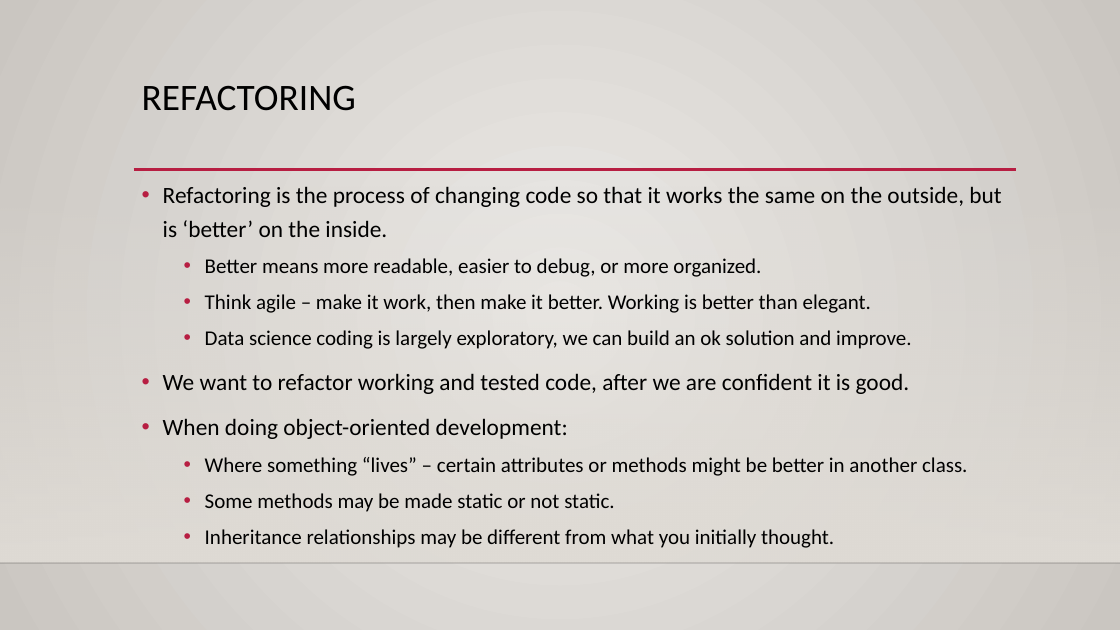
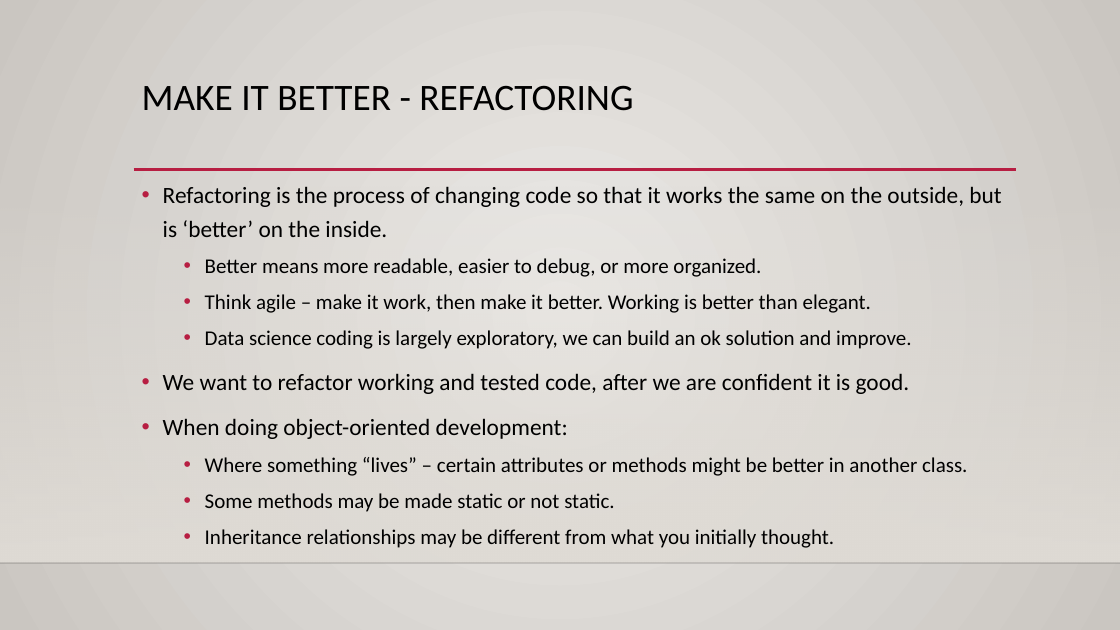
Before and after one commit to okohnkay/Programming_Basics_for_ML, a slide deck: slide 11 of course_material/slides/019_test_driven.pptx (slide 8 before the commit). Drawn at 1120x630 pixels with LibreOffice and Linux fonts; fonts in the diff are those of the drawing; background and template pictures are left out. Boxes give left, top, right and bottom in pixels: in the first picture for what was removed or moved away, otherwise in the second. Text is boxed around its words. In the diff, an @@ line names an element or a change of style, - is before the commit and + after.

```diff
--- a/course_material/slides/019_test_driven.pptx
+++ b/course_material/slides/019_test_driven.pptx
@@ title at <box>142,85,633,111</box>: text changed @@
-REFACTORING
+MAKE IT BETTER - REFACTORING
```
Also in this commit, not shown: 6 other slides changed, 4 slides added, 1 other file.
